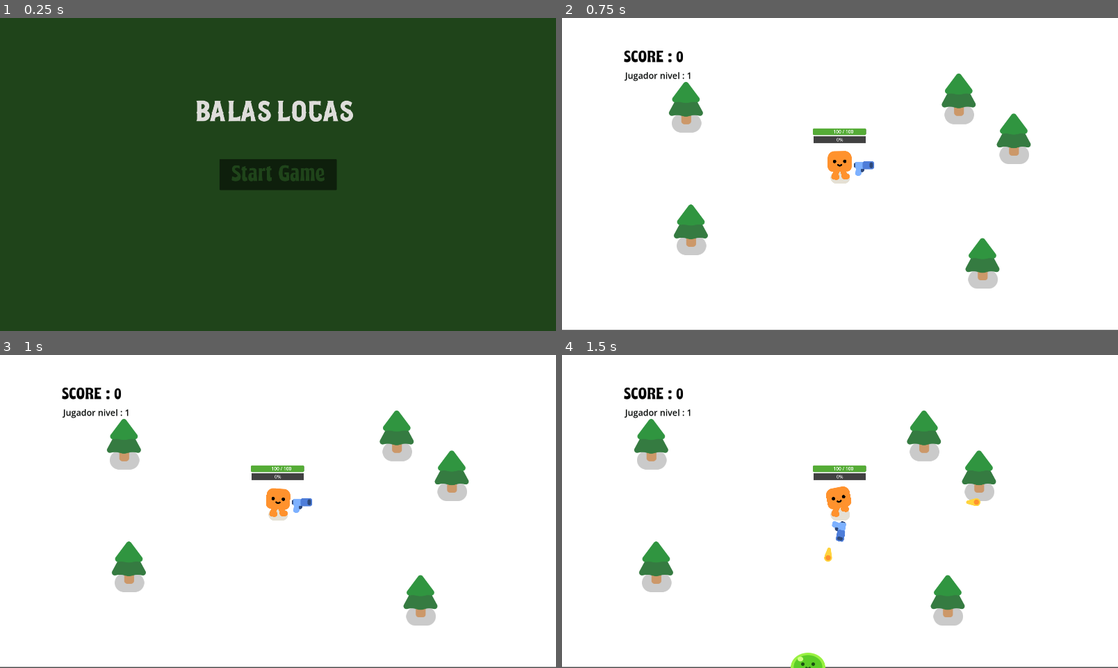
Above: before the commit, frames 1-4 (two rows, left to right).
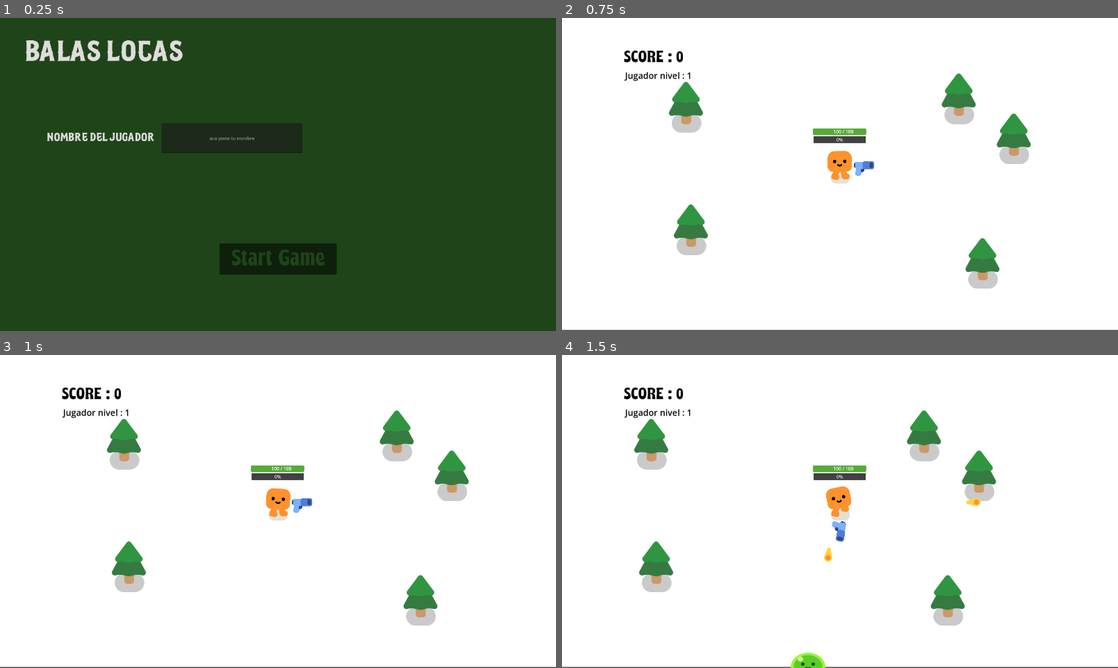
Above: after the commit, the same moments.

Repository: MauroCastro1705/Survivor-game-proyect
Game: Godot game, scene res://MainMenu.tscn
Two runs of this game, one before a commit and one after it. Both use one fixed random seed, a clock stepped at 60 frames per second and the inputs below.
Inputs:
- Up to frame 1 (0.25 s): no input
- Up to frame 2 (0.75 s): click "Start Game" at 0.5 s
- Up to frame 3 (1 s): no input
- Up to frame 4 (1.5 s): hold D (move_right) from 1.28 s (still down)

The runs differ from the first frame. In frame 1, 8.0% of the frame differs, in the area x 4-64%, y 7-82%; in frame 2, nothing differs; in frame 3, nothing differs; in frame 4, nothing differs.

Commit message:
user input

Diff:
--- a/MainMenu.tscn
+++ b/MainMenu.tscn
@@ -27,9 +27,9 @@
 anchor_right = 0.5
 anchor_bottom = 0.5
 offset_left = -202.5
-offset_top = -53.5
+offset_top = 237.5
 offset_right = 202.5
-offset_bottom = 53.5
+offset_bottom = 344.5
 grow_horizontal = 2
 grow_vertical = 2
 theme_override_colors/font_color = Color(1, 1, 1, 1)
@@ -45,10 +45,10 @@
 anchor_top = 0.5
 anchor_right = 0.5
 anchor_bottom = 0.5
-offset_left = -287.0
-offset_top = -262.0
-offset_right = 262.0
-offset_bottom = -163.0
+offset_left = -876.0
+offset_top = -470.0
+offset_right = -327.0
+offset_bottom = -371.0
 grow_horizontal = 2
 grow_vertical = 2
 theme_override_colors/font_color = Color(0.868358, 0.866927, 0.854182, 1)
@@ -56,4 +56,31 @@
 theme_override_font_sizes/font_size = 100
 text = "Balas Locas"
 
+[node name="Label3" type="Label" parent="."]
+layout_mode = 1
+anchors_preset = 8
+anchor_left = 0.5
+anchor_top = 0.5
+anchor_right = 0.5
+anchor_bottom = 0.5
+offset_left = -799.0
+offset_top = -148.0
+offset_right = -250.0
+offset_bottom = -49.0
+grow_horizontal = 2
+grow_vertical = 2
+theme_override_colors/font_color = Color(0.868358, 0.866927, 0.854182, 1)
+theme_override_fonts/font = ExtResource("2_pqnep")
+theme_override_font_sizes/font_size = 40
+text = "nombre del jugador"
+
+[node name="LineEdit" type="LineEdit" parent="."]
+layout_mode = 0
+offset_left = 558.0
+offset_top = 363.0
+offset_right = 1045.0
+offset_bottom = 466.0
+placeholder_text = "aca pone tu nombre"
+alignment = 1
+
 [connection signal="pressed" from="ColorRect/StartButton" to="." method="_on_start_button_pressed"]
--- a/game_over.tscn
+++ b/game_over.tscn
@@ -28,9 +28,9 @@
 anchor_right = 0.5
 anchor_bottom = 0.5
 offset_left = -182.0
-offset_top = -115.0
+offset_top = -421.0
 offset_right = 193.0
-offset_bottom = -46.0
+offset_bottom = -352.0
 grow_horizontal = 2
 grow_vertical = 2
 theme = ExtResource("2_xix6v")
@@ -45,15 +45,15 @@
 anchor_top = 0.5
 anchor_right = 0.5
 anchor_bottom = 0.5
-offset_left = -205.5
-offset_top = -34.5
-offset_right = 205.5
-offset_bottom = 34.5
+offset_left = -170.0
+offset_top = -344.0
+offset_right = 241.0
+offset_bottom = -275.0
 grow_horizontal = 2
 grow_vertical = 2
 theme = ExtResource("2_xix6v")
 theme_override_fonts/font = ExtResource("3_vnk54")
-theme_override_font_sizes/font_size = 49
+theme_override_font_sizes/font_size = 37
 text = "hay que jugar mejor"
 
 [node name="Button" type="Button" parent="."]
@@ -63,10 +63,10 @@
 anchor_top = 0.5
 anchor_right = 0.5
 anchor_bottom = 0.5
-offset_left = -182.0
-offset_top = 83.0
-offset_right = 179.0
-offset_bottom = 196.0
+offset_left = -195.0
+offset_top = 339.0
+offset_right = 166.0
+offset_bottom = 452.0
 grow_horizontal = 2
 grow_vertical = 2
 theme = ExtResource("2_xix6v")
@@ -74,4 +74,22 @@
 theme_override_font_sizes/font_size = 60
 text = "Main Menu"
 
+[node name="Label3" type="Label" parent="."]
+layout_mode = 1
+anchors_preset = 8
+anchor_left = 0.5
+anchor_top = 0.5
+anchor_right = 0.5
+anchor_bottom = 0.5
+offset_left = -205.0
+offset_top = -233.0
+offset_right = 206.0
+offset_bottom = -164.0
+grow_horizontal = 2
+grow_vertical = 2
+theme = ExtResource("2_xix6v")
+theme_override_fonts/font = ExtResource("3_vnk54")
+theme_override_font_sizes/font_size = 37
+text = "Estos son los mejores 10"
+
 [connection signal="pressed" from="Button" to="." method="_on_button_pressed"]
--- a/player.gd
+++ b/player.gd
@@ -25,7 +25,7 @@
 			health_depleted.emit()
 			print("Player dead")
 			Global.save_high_score(Global.playerNAME, Global.playerScore, Global.playerLEVEL)
-			get_tree().change_scene_to_file("res://highscore_screen.tscn")  # Ir a la pantalla de high scores
+			#get_tree().change_scene_to_file("res://highscore_screen.tscn")  # Ir a la pantalla de high scores
 
 
 
